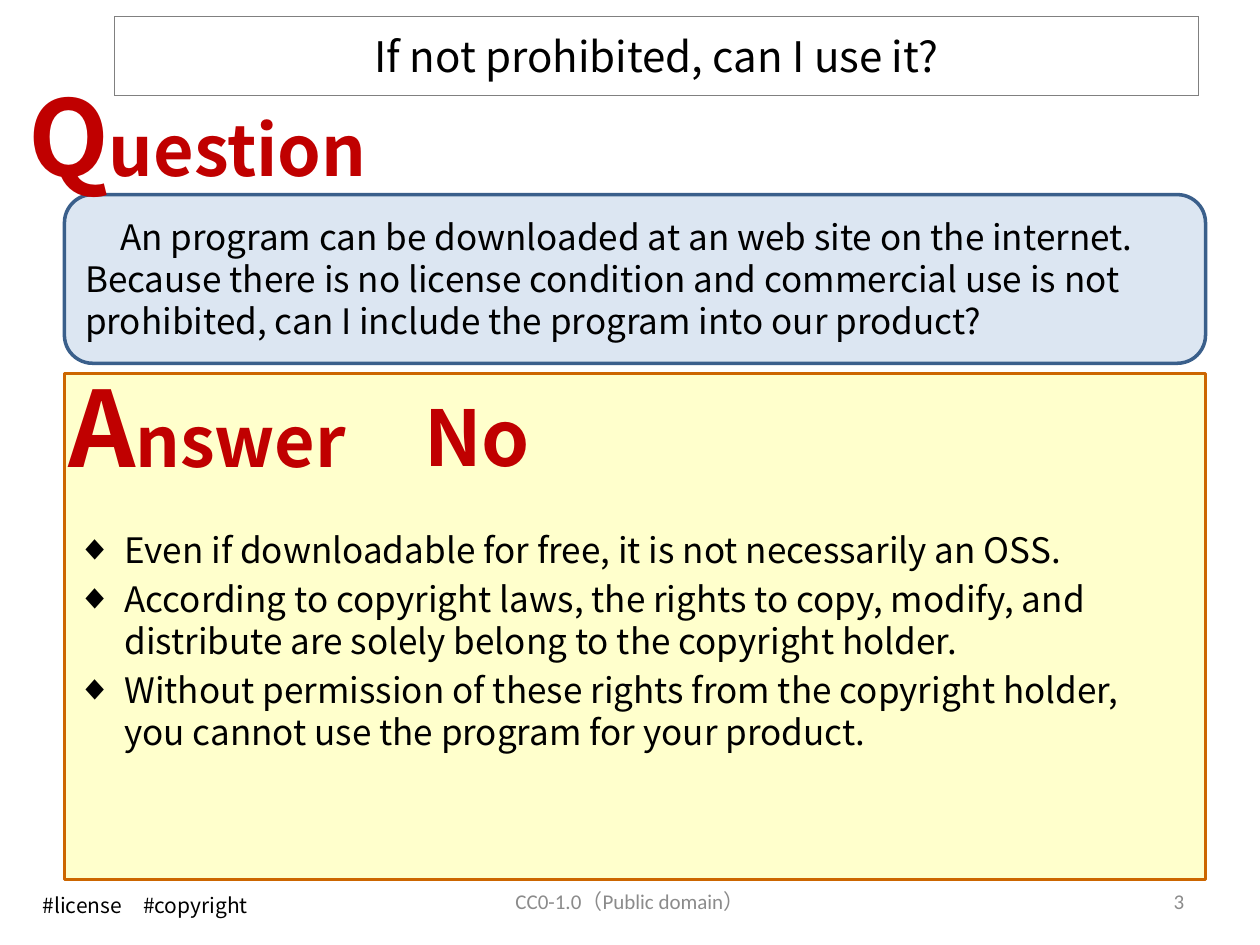
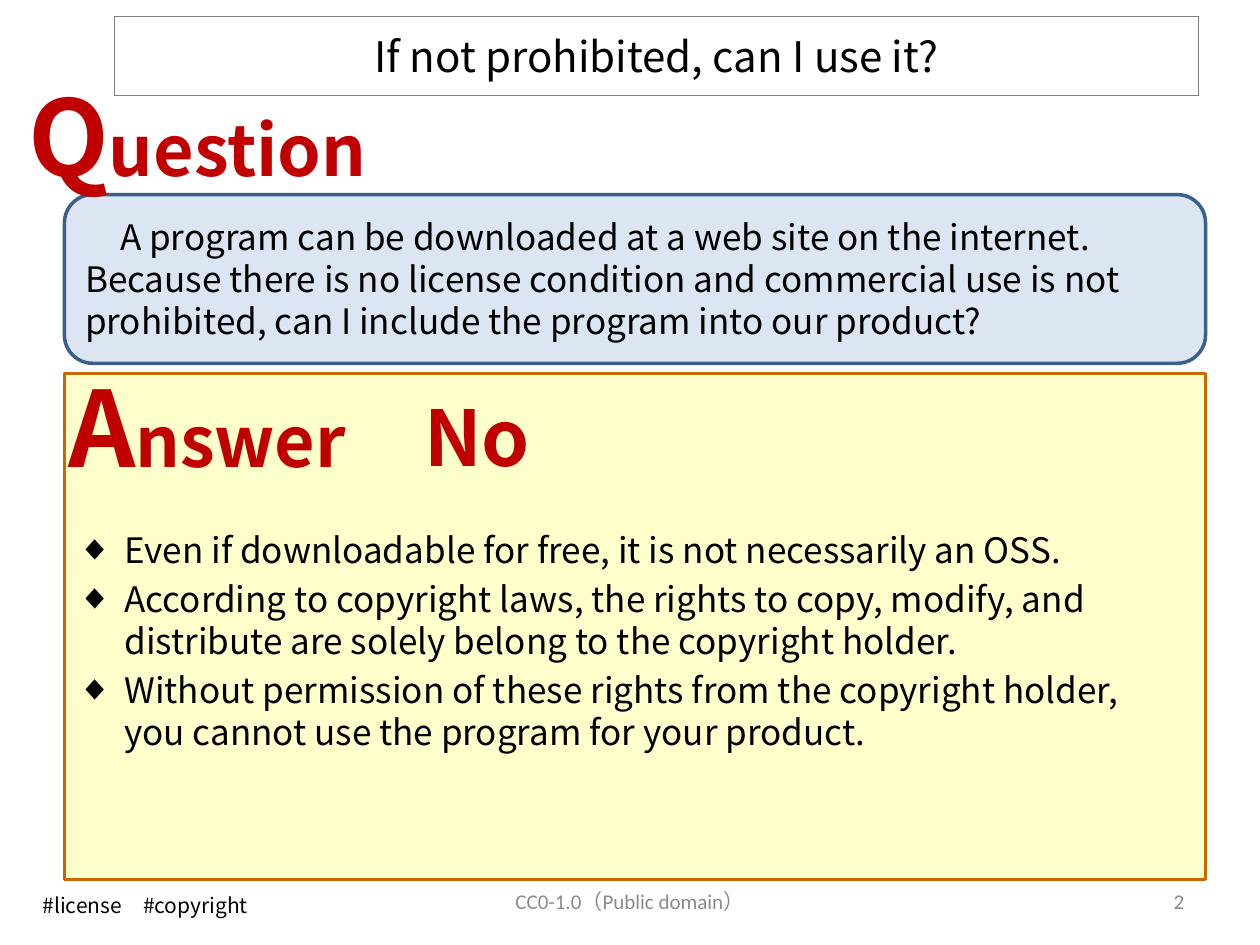
Before and after one commit to OpenChain-Project/OpenChain-JWG, a slide deck: slide 3 of Education_Material/FAQ/Misunderstandings_of_OSS_licenses_CC0.pptx. Drawn at 1260x945 pixels with LibreOffice and Linux fonts; fonts in the diff are those of the drawing. Boxes give left, top, right and bottom in pixels: in the first picture for what was removed or moved away, otherwise in the second. Text is boxed around its words. In the diff, an @@ line names an element or a change of style, - is before the commit and + after.

```diff
--- a/Education_Material/FAQ/Misunderstandings_of_OSS_licenses_CC0.pptx
+++ b/Education_Material/FAQ/Misunderstandings_of_OSS_licenses_CC0.pptx
@@ text in rounded rectangle at box(85, 222, 1119, 343): text changed @@
-An program can be downloaded at an web site on the internet. Because there is no license condition and commercial use is not prohibited, can I include the program into our product?
+A program can be downloaded at a web site on the internet. Because there is no license condition and commercial use is not prohibited, can I include the program into our product?
@@ page number at box(1174, 895, 1185, 909): text changed @@
-3
+2
```
Also in this commit, not shown: 10 other slides changed, 5 slides added, 20 slides removed.
